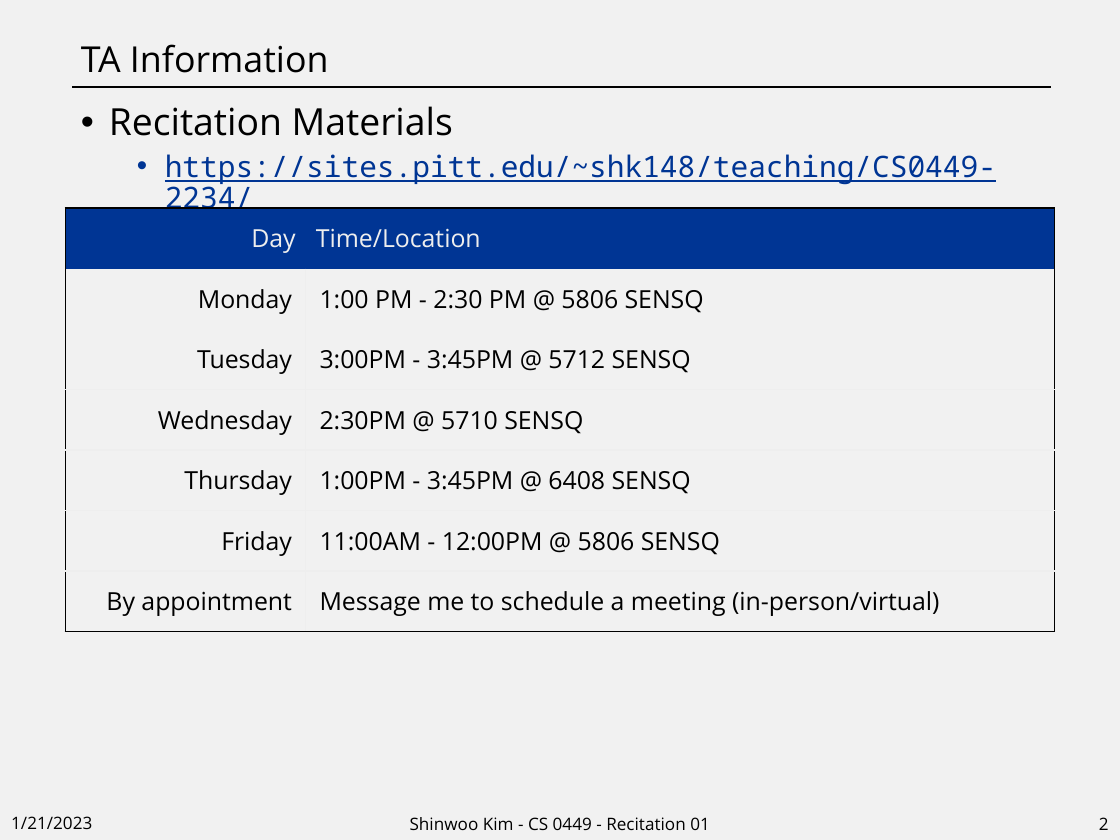
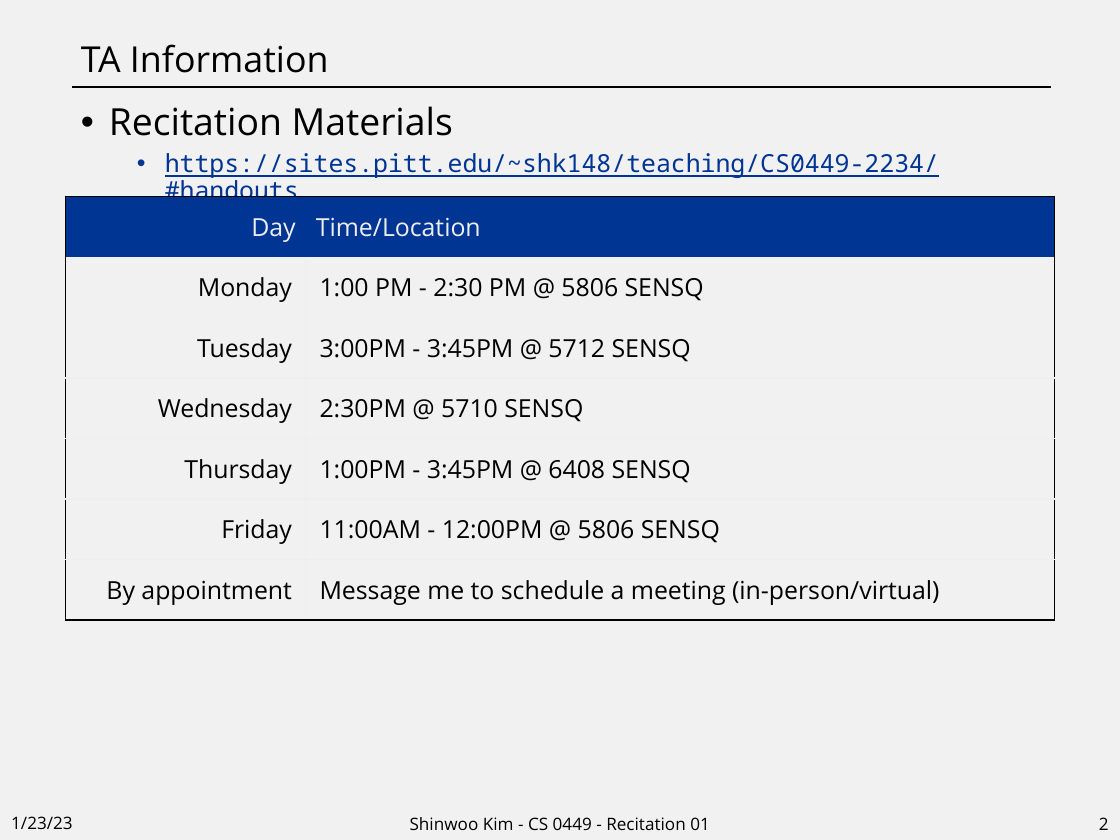
Before and after one commit to shinwookim/website-archive, a slide deck: slide 2 of teaching/CS0449-2234/rec01.pptx. Drawn at 1120x840 pixels with LibreOffice and Linux fonts; fonts in the diff are those of the drawing. Boxes give left, top, right and bottom in pixels: in the first picture for what was removed or moved away, otherwise in the second. Text is boxed around its words. In the diff, an @@ line names an element or a change of style, - is before the commit and + after.

Commit message:
Update Links on 449 Slides

```diff
--- a/teaching/CS0449-2234/rec01.pptx
+++ b/teaching/CS0449-2234/rec01.pptx
@@ text at (165,153,939,206): text changed; size 19 to 16 pt @@
-  • https://sites.pitt.edu/~shk148/teaching/CS0449-2234/
+  • https://sites.pitt.edu/~shk148/teaching/CS0449-2234/#handouts
@@ table: place and size @@
-table at (65,208,1055,632)
+table at (65,196,1055,619)
@@ text at (11,816,73,829): text changed @@
-1/21/2023
+1/23/23
```
